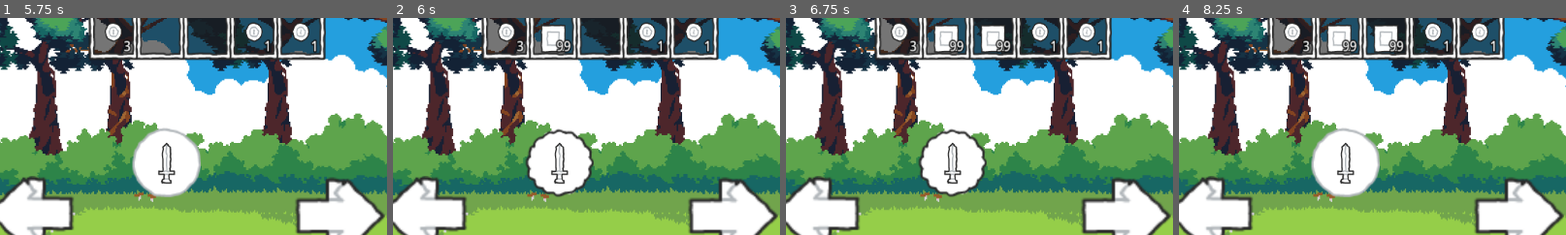
Above: before the commit, frames 1-4 (left to right).
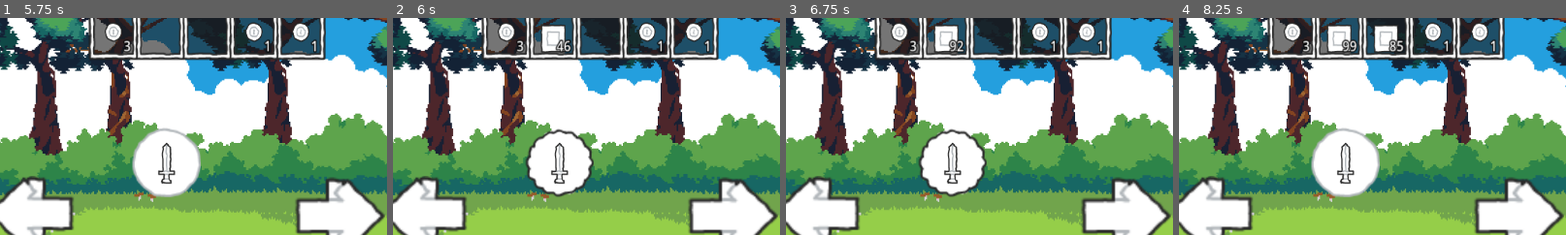
Above: after the commit, the same moments.

Repository: jcamloz/LittleSurvival
Game: Godot game, scene res://Scenes/Game.tscn
The game is run twice, just before and just after one commit, with the same random seed, the same clock (stepped at 60 frames per second) and the same inputs.
Inputs (mouse positions are % of the whole screen's width and height, from its top left):
- Up to frame 1 (5.75 s): click (30, 85) at 0.5 s; click (70, 85) at 1.25 s; click (30, 85) at 2 s; click (70, 85) at 2.75 s; click (30, 85) at 3.5 s; click (70, 85) at 4.25 s; tap Enter at 5 s; move the mouse to (72, 45) at 5.02 s
- Up to frame 2 (6 s): click (48, 70) at 5.75 s
- Up to frame 3 (6.75 s): click (48, 70) at 6.5 s
- Up to frame 4 (8.25 s): click (48, 70) at 7.25 s; tap Space at 8 s; move the mouse to (30, 55) at 8.02 s
The pictures show only the part of the screen within x 26-76%, y 37-86%; the shares and areas given below are measured in that part.

Frame 1 is identical in both runs. In frame 2, 0.2% of the frame differs, in the area x 41-47%, y 9-17%; in frame 3, 0.9%, in the area x 43-59%, y 3-17%; in frame 4, 0.1%.

Commit message:
Función de añadir item mejorado; ahora añade el sobrante si es posible, y devuelve la cantidad sobrante

Diff:
--- a/Scripts/Inventory.gd
+++ b/Scripts/Inventory.gd
@@ -39,21 +39,38 @@
 		i.set_item(slot_data)
 
 		#DEBUG -> PARA CONECTAR LA SEÑAR AL MOVER LOS ITEMS DEL INVENTARIO
-		i.connect("slot_updated", Callable(self, "_on_slot_updated"))
+		#i.connect("slot_updated", Callable(self, "_on_slot_updated"))
 
 #DEBUG -> PARA MOSTRAR EL INVENTARIO AL QUE SE MUEVE EL ITEM
+"""
 func _on_slot_updated():
 	if inventory:
 		inventory.debug_print()
+"""
+
+#Añade los n items al inventario, excepto que no sea posible
+#Devuelve la cantidad sobrante:
+	#negativo si no sobra, sino falta para llegar al máximo
+	#positivo si sobra
+#Sobra decir que 0 es que se ha añadido todo
 
 func add_item(item : Item, amount : int):
 	var index = 0
 	var assigned = false
 
+	var inv_slot  = null
+	#Asigno el sobrante a la cantidad pasada por parámetro de modo que si no añade nada, el sobrante es todo
+	var left_amount = amount
+
 	while index < inventory.slots.size() && !assigned :
-		assigned = inventory.slots[index].is_empty()
+		inv_slot = inventory.slots[index]
+		assigned = inv_slot.is_empty() || inv_slot.item == item && inv_slot.amount < item.max_stack
 		if assigned:
-			print("a")
-			inventory.slots[index].item = item
-			inventory.slots[index].amount = amount
+			#Guardo el sobrante (si es positivo, sobra y por tanto no se ha añadido todo lo que se incicó)
+			left_amount = (amount + inv_slot.amount) - item.max_stack
+			inv_slot.item = item
+			inv_slot.amount += amount
+			if left_amount > 0 && left_amount != amount:
+				left_amount = add_item(item, left_amount)
 		index+=1
+	return left_amount
--- a/Scripts/ScenarioScripts/ScenarioController2.gd
+++ b/Scripts/ScenarioScripts/ScenarioController2.gd
@@ -6,4 +6,4 @@
 	else:
 		print("No existe la herramienta: " , tool_name)
 
-	Player.inventory.add_item(preload("res://Resources/Items/Madera.tres"), 99)
+	print(Player.inventory.add_item(preload("res://Resources/Items/Madera.tres"), 46))#randi_range(1, 3)
--- a/project.godot
+++ b/project.godot
@@ -10,7 +10,7 @@
 
 [application]
 
-config/name="PruebasProyecto"
+config/name="LittleSurvival"
 run/main_scene="uid://ctawnk0s888mh"
 config/features=PackedStringArray("4.4", "GL Compatibility")
 config/icon="res://icon.svg"
